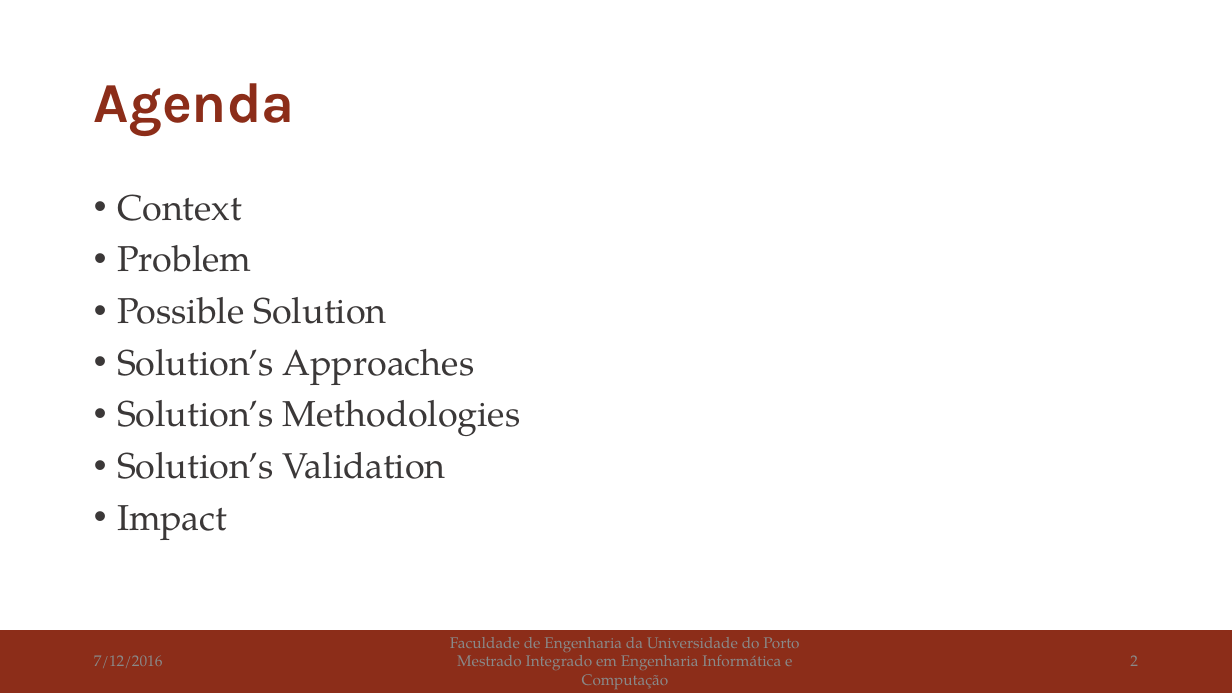
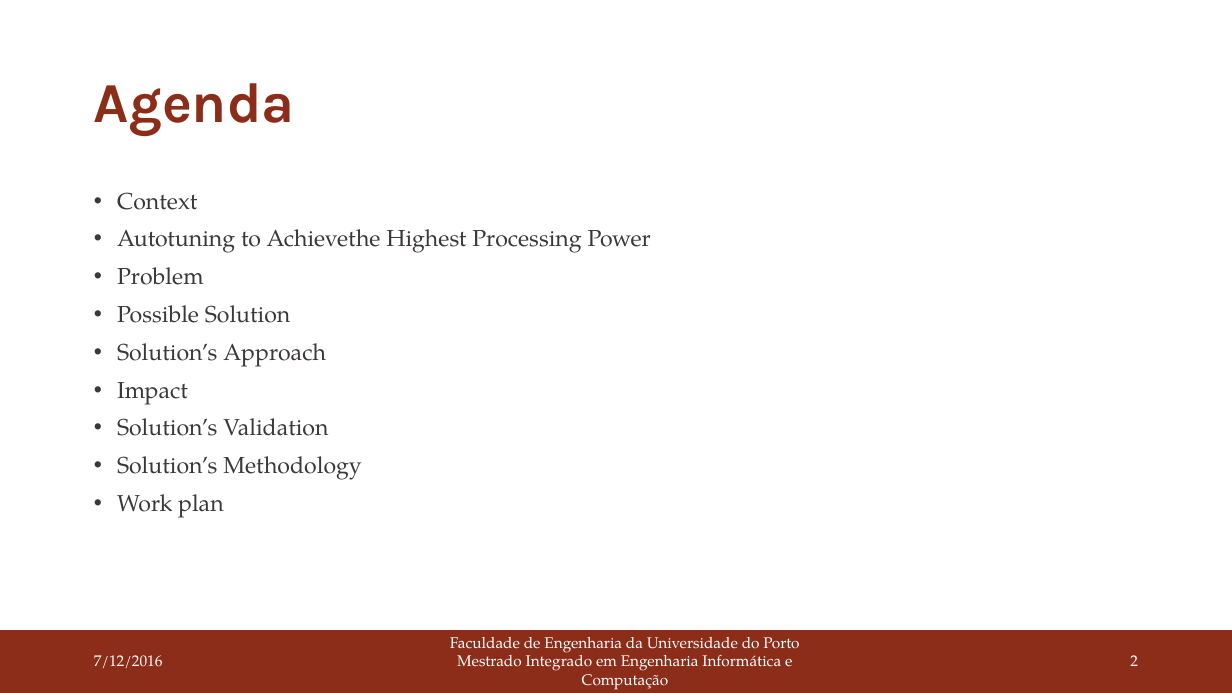
Before and after one commit to joaoBordalo/FEUP-Dissertation, a slide deck: slide 2 of deliverables/PDIS/second delivery/Autotuning Parallel Application in Heterogeneous Systems.pptx. Drawn at 1232x693 pixels with LibreOffice and Linux fonts; fonts in the diff are those of the drawing. Boxes give left, top, right and bottom in pixels: in the first picture for what was removed or moved away, otherwise in the second. Text is boxed around its words. In the diff, an @@ line names an element or a change of style, - is before the commit and + after.

```diff
--- a/deliverables/PDIS/second delivery/Autotuning Parallel Application in Heterogeneous Systems.pptx
+++ b/deliverables/PDIS/second delivery/Autotuning Parallel Application in Heterogeneous Systems.pptx
@@ text at <box>117,192,328,436</box>: size 28 to 18 pt in "Context", "Problem", "Possible Solution", "Solution’s Validation" @@
@@ text at <box>117,229,651,253</box>: paragraph added @@
+• Autotuning to Achievethe Highest Processing Power
@@ text at <box>117,343,326,405</box>: text changed; size 28 to 18 pt @@
-• Solution’s Approaches
-• Solution’s Methodologies
+• Solution’s Approach
+• Impact
@@ text at <box>117,456,362,518</box>: text changed; size 28 to 18 pt @@
-• Impact
+• Solution’s Methodology
+• Work plan
@@ text colour #898989 to #FFFFFF in 3 elements at <box>94,655,163,668</box>, <box>450,637,799,690</box>, <box>1130,655,1138,666</box> @@
```
Also in this commit, not shown: 7 other slides changed, 8 slides added, 3 other files.
